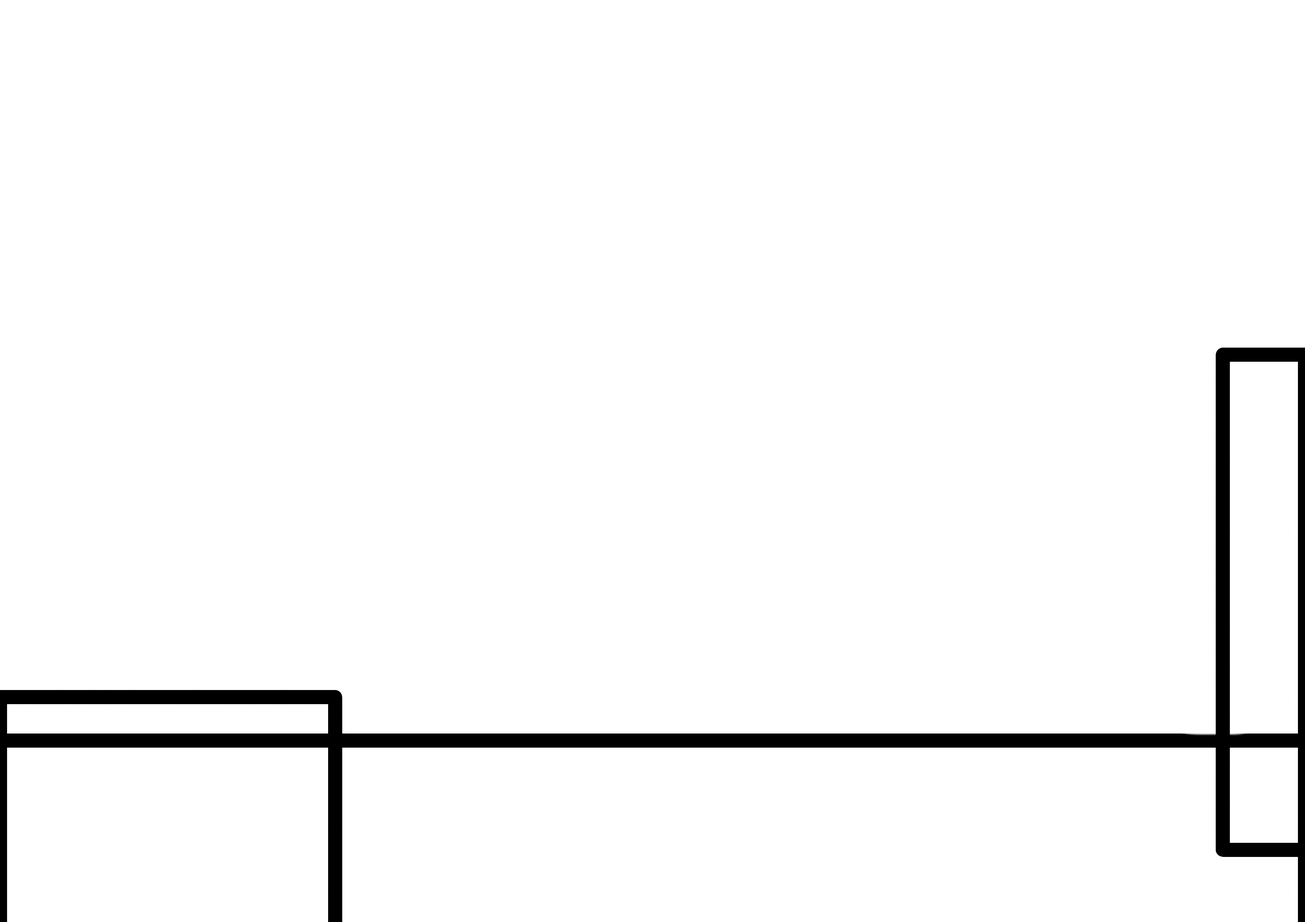
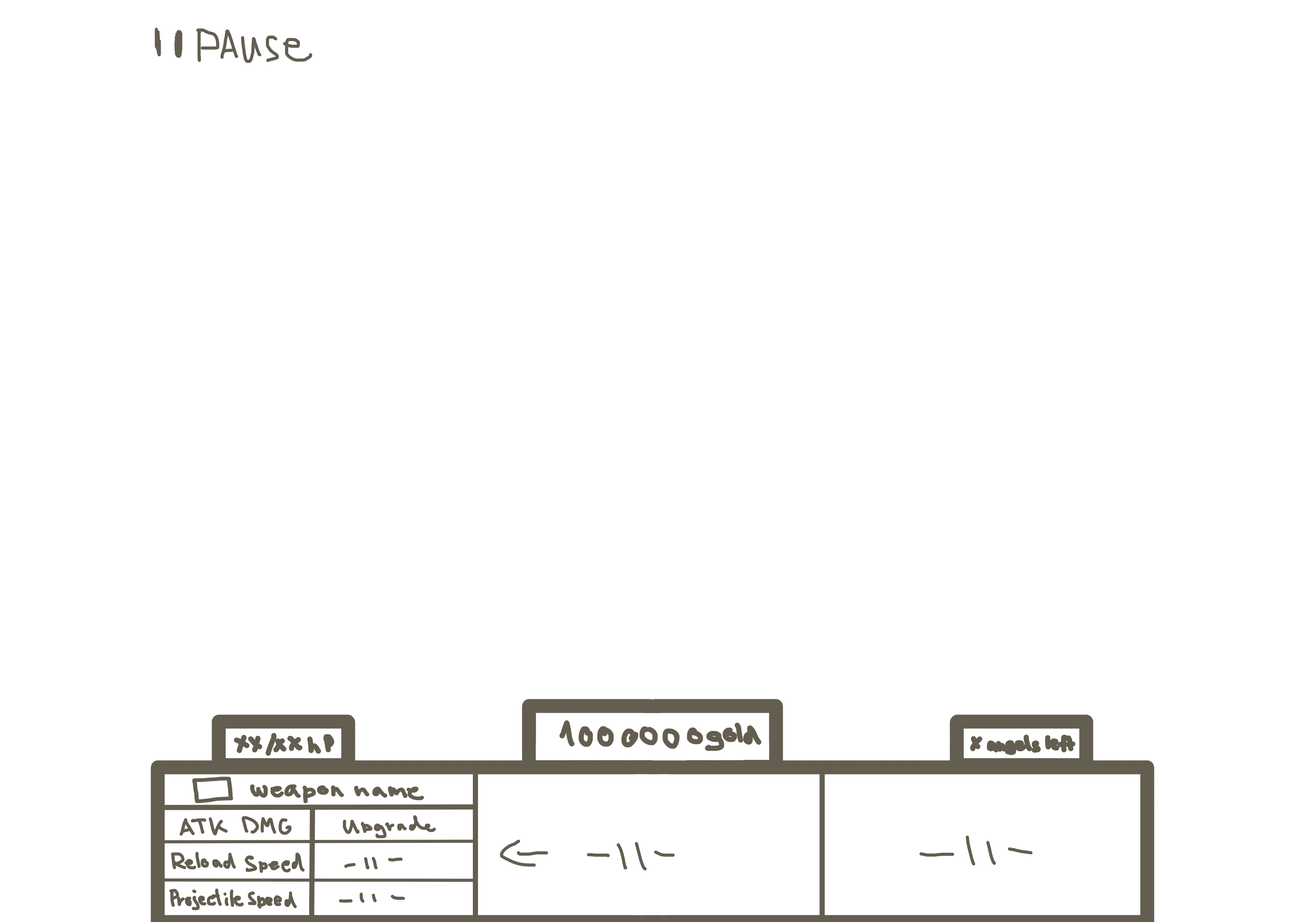
Layer changes from the first 1305 × 922 image to the second:
added layer "Paint Layer 3" above "Paint Layer 2" over (150, 785, 500, 922)
added layer "Paint Layer 2" above "Paint Layer 1" over (142, 27, 1095, 922)
painted on "Paint Layer 1" over (0, 347, 1305, 922)
